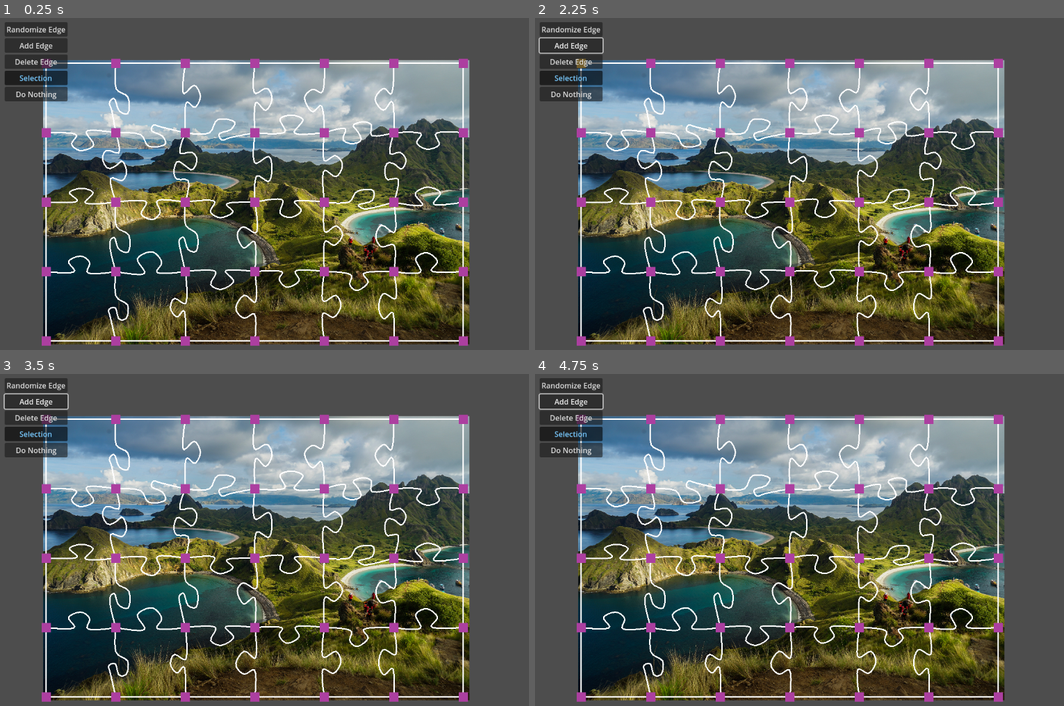
Above: before the commit, frames 1-4 (two rows, left to right).
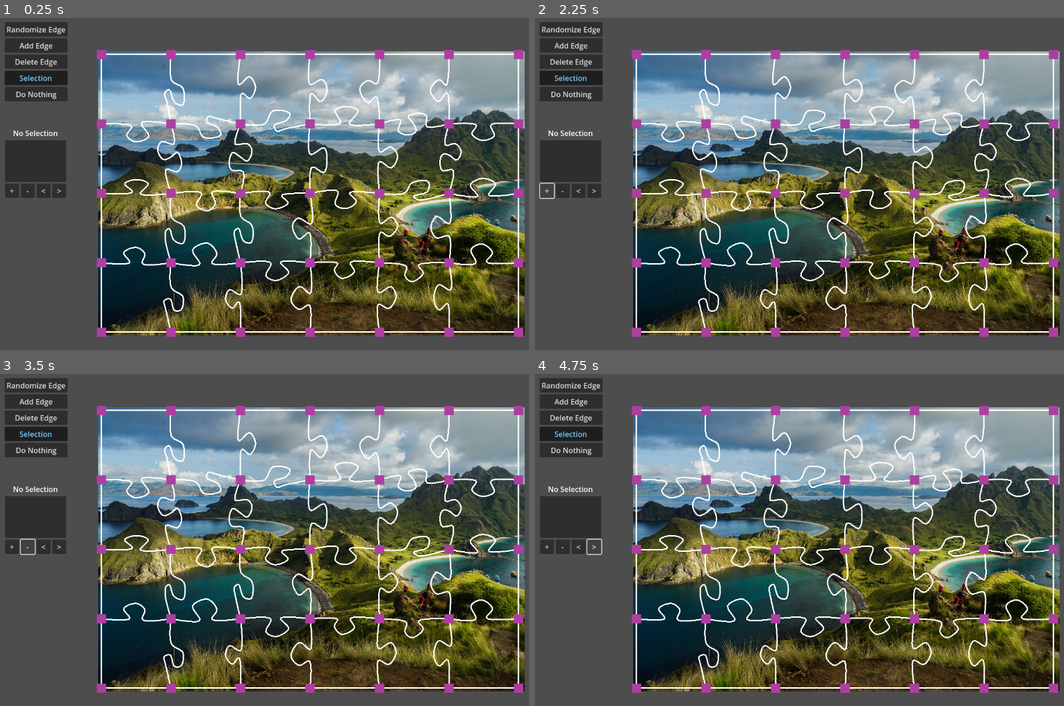
Above: after the commit, the same moments.

Repository: kreibaum/puzzle-shark
Game: Godot game, scene res://editor.tscn
Two runs of this game, one before a commit and one after it. Both use one fixed random seed, a clock stepped at 60 frames per second and the inputs below.
Inputs (mouse positions are in pixels of both pictures, inside the frame that each line leads up to):
- Up to frame 1 (0.25 s): no input
- Up to frame 2 (2.25 s): click "Randomize Edge" at 0.5 s; click "Add Edge" at 1.25 s; click (545, 190) at 2 s, where only the run after the commit has a clickable "+"
- Up to frame 3 (3.5 s): click (26, 546) at 2.75 s, where only the run after the commit has a clickable "-"
- Up to frame 4 (4.75 s): click (577, 546) at 3.5 s, where only the run after the commit has a clickable "<"; click (593, 546) at 4.25 s, where only the run after the commit has a clickable ">"

The runs differ from the first frame. In frame 1, 62% of the frame differs, in the area x 1-100%, y 9-99%; in frame 2, 62%; in frame 3, 62%; in frame 4, 63%, in the area x 0-100%, y 5-99%.

Commit message:
Draft the Edge Inspector

Diff:
--- a/Edge.gd
+++ b/Edge.gd
@@ -77,19 +77,9 @@
 	var left: Vector2 = $EdgeShape.points[0]
 	var right: Vector2 = $EdgeShape.points[-1]
 
-	var baseline = right - left
-	var shape_length = baseline.length()
-	var shape_angle = baseline.angle()
-
-	var target_baseline = right_handle.position - left_handle.position
-	var target_length = target_baseline.length()
-	var target_angle = target_baseline.angle()
-
-	var scale_vector = Vector2(target_length / shape_length, target_length / shape_length)
-
-	# It is important that we first move
-	var zero_out = Transform2D(0, Vector2.ONE, 0, -left)
-	return Transform2D(target_angle - shape_angle, scale_vector, 0, left_handle.position) * zero_out
+	return FixedPointTransform2D.build_transformation_matrix(
+		left, right, left_handle.position, right_handle.position
+	)
 
 
 # Return absolute point coordinates of the edge
--- /dev/null
+++ b/EdgeInspector.gd
@@ -0,0 +1,34 @@
+class_name EdgeInspector extends VBoxContainer
+
+@export var canvas: PuzzleCanvas
+
+
+# Called when the node enters the scene tree for the first time.
+func _ready():
+	canvas.selection_changed.connect(_on_selection_changed)
+	$SingleEdgeView/LinePreview.visible = false
+
+
+func _on_selection_changed():
+	var selected_edges = canvas.get_selected_edges()
+	var edge_count = selected_edges.size()
+	if edge_count == 0:
+		$SelectionLabel.text = "No Selection"
+	elif edge_count == 1:
+		$SelectionLabel.text = "1 Edge"
+		# If there is only a single edge, we want to display it in the inspector
+		# so that the user can edit it.
+		var edge: Edge = selected_edges[0]
+		var points = edge.get_shape_points().duplicate()
+		# Transform the edge so that it has the correct position and rotation.
+		var w = $SingleEdgeView.size.x - 10
+		var h = $SingleEdgeView.size.y
+		var transform = FixedPointTransform2D.build_transformation_matrix(
+			points[0], points[-1], Vector2(5, h / 2), Vector2(w, h / 2)
+		)
+		$SingleEdgeView/LinePreview.points = transform * points
+
+	else:
+		$SelectionLabel.text = "%d Edges" % edge_count
+
+	$SingleEdgeView/LinePreview.visible = edge_count == 1
--- /dev/null
+++ b/FixedPointTransform2D.gd
@@ -0,0 +1,24 @@
+class_name FixedPointTransform2D extends Object
+
+## This class is a helper class to construct a Transform2D given two points
+## "sourceLeft" and "sourceRight" and their corresponding points
+## "targetLeft" and "targetRight" in the target coordinate system.
+
+
+## Build a transformation matrix that maps the source points to the target points.
+static func build_transformation_matrix(
+	sLeft: Vector2, sRight: Vector2, tLeft: Vector2, tRight: Vector2
+) -> Transform2D:
+	var baseline = sRight - sLeft
+	var shape_length = baseline.length()
+	var shape_angle = baseline.angle()
+
+	var target_baseline = tRight - tLeft
+	var target_length = target_baseline.length()
+	var target_angle = target_baseline.angle()
+
+	var scale_vector = Vector2(target_length / shape_length, target_length / shape_length)
+
+	# It is important that we first move
+	var zero_out = Transform2D(0, Vector2.ONE, 0, -sLeft)
+	return Transform2D(target_angle - shape_angle, scale_vector, 0, tLeft) * zero_out
--- a/PuzzleCanvas.gd
+++ b/PuzzleCanvas.gd
@@ -14,6 +14,9 @@
 # The actual value does not matter.
 ## The set of currently selected handles.
 var current_selection: Dictionary = Dictionary()
+
+## Triggered when the selection changes.
+signal selection_changed
 
 # Variables related to dragging. INF means we are not dragging.
 var drag_start: Vector2 = Vector2.INF
@@ -61,6 +64,7 @@
 	edge.right_handle = right
 	edge.camera = camera
 	add_child(edge)
+	selection_changed.emit()
 	return edge
 
 ## Returns the edge between the two handles, or null if there is none.
@@ -83,6 +87,8 @@
 func delete_edge(edge: Edge):
 	edges.erase(edge)
 	edge.queue_free()
+	selection_changed.emit()
+
 
 func handle_delegated_input_event(handle: DragDropHandle, event: InputEvent):
 	if event is InputEventMouseButton:
@@ -215,6 +221,7 @@
 func deselect(handle):
 	current_selection.erase(handle)
 	handle.selected = false
+	selection_changed.emit()
 
 
 ## Removes all handles from the selection set.
@@ -222,12 +229,14 @@
 	for handle in current_selection:
 		handle.selected = false
 	current_selection.clear()
+	selection_changed.emit()
 
 
 ## Adds a handle to the selection set.
 func select(handle):
 	current_selection[handle] = true
 	handle.selected = true
+	selection_changed.emit()
 
 
 ## Returns true if the given event is a ctrl+s key press.
--- a/editor.tscn
+++ b/editor.tscn
@@ -6,6 +6,7 @@
 [ext_resource type="Script" path="res://RandomizeEdgeButton.gd" id="4_nlaqt"]
 [ext_resource type="Script" path="res://AddEdgeButton.gd" id="5_sxt5f"]
 [ext_resource type="Script" path="res://DeleteEdgeButton.gd" id="6_kqwcc"]
+[ext_resource type="Script" path="res://EdgeInspector.gd" id="7_8j4v5"]
 
 [sub_resource type="Theme" id="Theme_mnow6"]
 resource_name = "ButtonTheme"
@@ -17,7 +18,7 @@
 [node name="Node2D" type="Node2D"]
 
 [node name="Camera2D" type="Camera2D" parent="."]
-position = Vector2(0, 82)
+position = Vector2(-119, 101)
 offset = Vector2(500, 220)
 script = ExtResource("1_8jika")
 
@@ -70,3 +71,48 @@
 toggle_mode = true
 button_group = SubResource("ButtonGroup_07nag")
 text = "Do Nothing"
+
+[node name="EdgeInspector" type="VBoxContainer" parent="CanvasLayer" node_paths=PackedStringArray("canvas")]
+offset_left = 11.0
+offset_top = 237.0
+offset_right = 143.0
+offset_bottom = 352.0
+script = ExtResource("7_8j4v5")
+canvas = NodePath("../../PuzzleCanvas")
+
+[node name="SelectionLabel" type="Label" parent="CanvasLayer/EdgeInspector"]
+layout_mode = 2
+text = "No Selection"
+horizontal_alignment = 1
+
+[node name="SingleEdgeView" type="Panel" parent="CanvasLayer/EdgeInspector"]
+custom_minimum_size = Vector2(50, 90)
+layout_mode = 2
+
+[node name="LinePreview" type="Line2D" parent="CanvasLayer/EdgeInspector/SingleEdgeView"]
+position = Vector2(5, 7)
+points = PackedVector2Array(18, 26, 54, 28, 50, 17, 63, 5, 78, 17, 73, 32, 109, 30)
+width = 3.0
+
+[node name="HBoxContainer" type="HBoxContainer" parent="CanvasLayer/EdgeInspector"]
+layout_mode = 2
+
+[node name="LongerEdgeButton" type="Button" parent="CanvasLayer/EdgeInspector/HBoxContainer"]
+custom_minimum_size = Vector2(30, 0)
+layout_mode = 2
+text = "+"
+
+[node name="ShorterEdgeButton" type="Button" parent="CanvasLayer/EdgeInspector/HBoxContainer"]
+custom_minimum_size = Vector2(30, 0)
+layout_mode = 2
+text = "-"
+
+[node name="LeftKnobButton" type="Button" parent="CanvasLayer/EdgeInspector/HBoxContainer"]
+custom_minimum_size = Vector2(30, 0)
+layout_mode = 2
+text = "<"
+
+[node name="RightKnobButton" type="Button" parent="CanvasLayer/EdgeInspector/HBoxContainer"]
+custom_minimum_size = Vector2(30, 0)
+layout_mode = 2
+text = ">"
Not shown: 1 places in editor.tscn that only renumber resources
